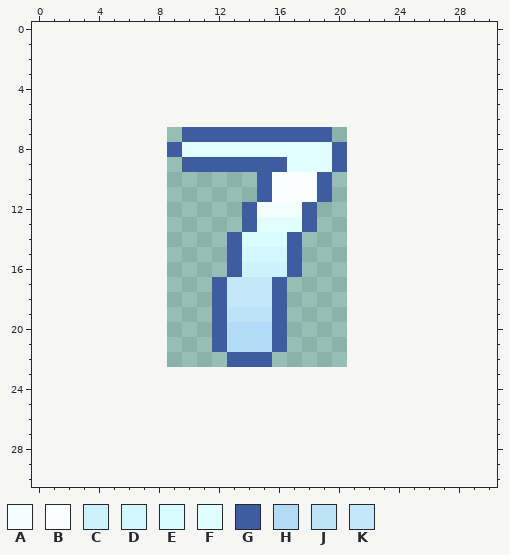
Pixel-art sprite -- assets/touch/t7.png. That is the earlier state.
The file is 12x16 pixels. Colours within 5 levels of each other are drawn and written as one. The old version is drawn lined up with the new one, on the new canvas.
Palette (. is transparent): A #f5feff  B #fbfeff  C #ccf2fc  D #d2f7fd  E #d9fcff  F #e1ffff  G #3e5da1  H #b4dbf6  J #bce3f8  K #c2e8f9
Pixels before, first column x 9:
 7 .GGGGGGGGGG.
 8 GFFFFFFFFFFG
 9 .GGGGGGGFFFG
10 ......GBBBG.
11 ......GBBBG.
12 .....GAAAG..
13 .....GFFFG..
14 ....GEEEG...
15 ....GDDDG...
16 ....GCCCG...
17 ...GKKKG....
18 ...GKKKG....
19 ...GJJJG....
20 ...GHHHG....
21 ...GHHHG....
22 ....GGG.....
After:
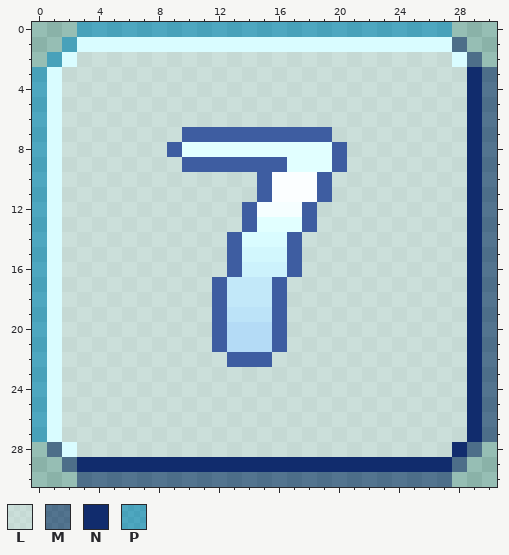
Colours new in this view: L #ffffff80  M #102a6a80  N #112c6d  P #0790cb80
Edits made:
canvas 12x16 -> 31x31, the old top-left corner now at 9,7
There is now colour E in row 1 at x 3 to 27; in row 2 at x 2 and 28; in rows 3 to 27 at x 1; in row 28 at x 2.
There is now colour L in row 2 at x 3 to 27; in rows 3 to 6 at x 2 to 28; in row 7 at x 2 to 9 and 20 to 28; in row 8 at x 2 to 8 and 21 to 28; in row 9 at x 2 to 9 and 21 to 28; in rows 10 to 11 at x 2 to 14 and 20 to 28.
There is now colour L in rows 12 to 13 at x 2 to 13 and 19 to 28; in rows 14 to 16 at x 2 to 12 and 18 to 28; in rows 17 to 21 at x 2 to 11 and 17 to 28; in row 22 at x 2 to 12 and 16 to 28; in rows 23 to 27 at x 2 to 28; in row 28 at x 3 to 27.
There is now colour M in row 1 at x 28; in row 2 at x 29; in rows 3 to 27 at x 30; in row 28 at x 1 and 29; in row 29 at x 2 and 28; in row 30 at x 3 to 27.
There is now colour N in rows 3 to 27 at x 29; in row 28 at x 28; in row 29 at x 3 to 27.
There is now colour P in row 0 at x 3 to 27; in row 1 at x 2; in row 2 at x 1; in rows 3 to 27 at x 0.
Where, in picture pixels (left, top, right, bottom), the same in both pictures:
added: (32, 22, 497, 487)
